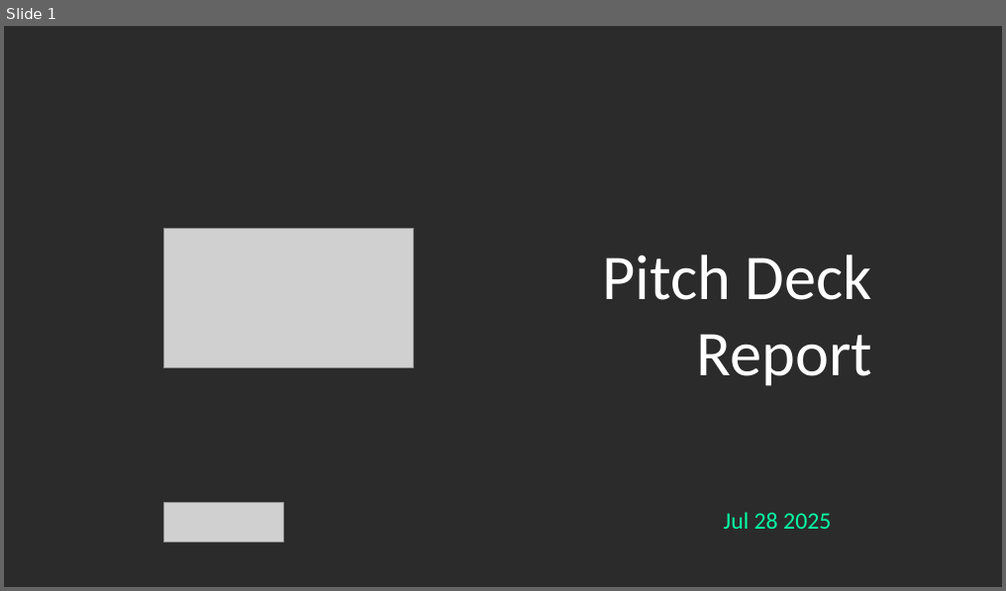
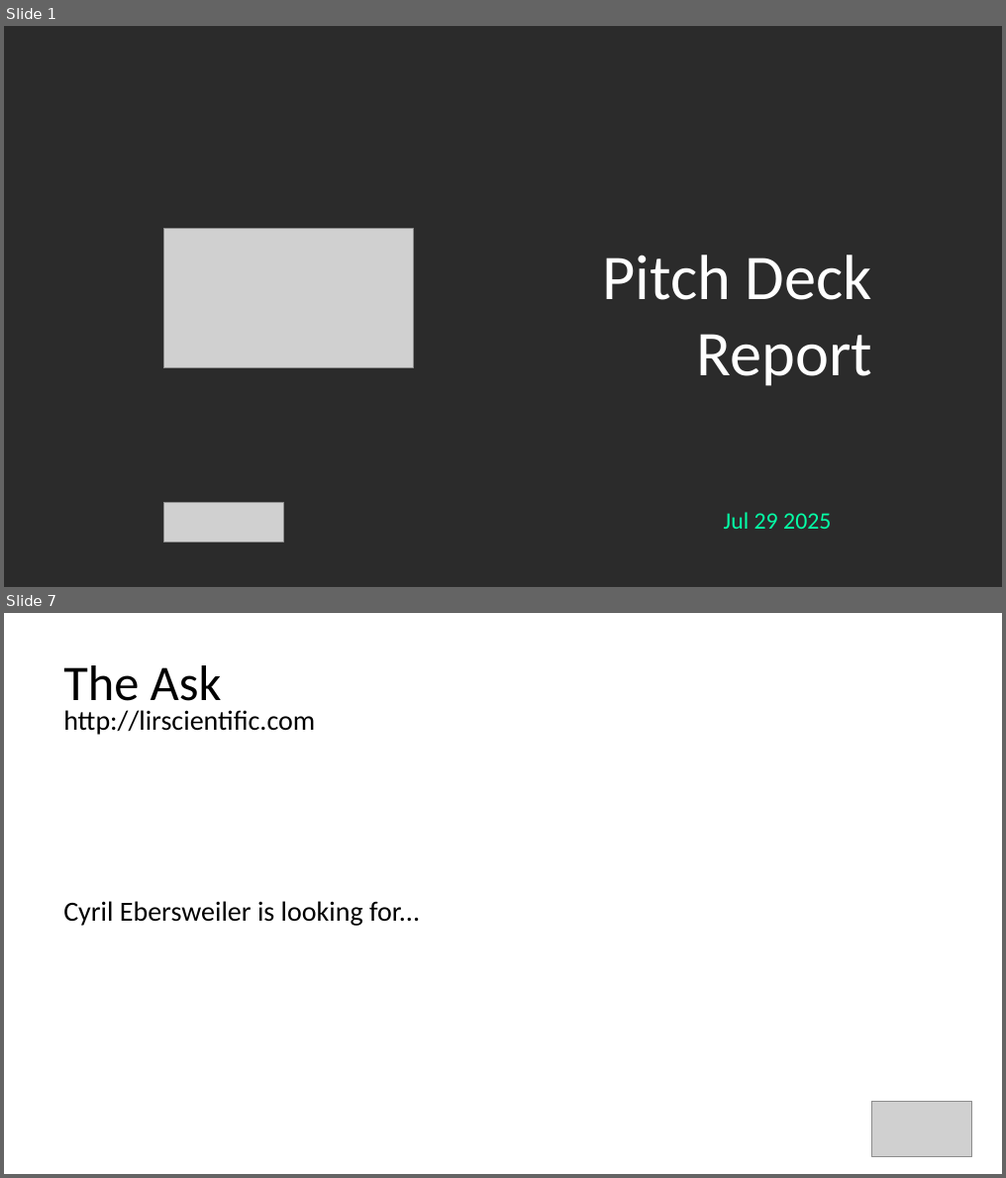
Before and after one commit to Gabrielo-Ram/SOSV-Studio-Slide-Generator, a slide deck: demo.pptx. Shown one above the other, each under a label of ours: slide 1 before the commit, slides 1 and 7 after it; the slides between them are not shown. The pictures are 1006x591 and 1006x1178 pixels, drawn with LibreOffice and Linux fonts; fonts in the diff are those of the drawing; grey boxes stand for pictures; background and template pictures are left out; a plain dark background stands for a picture behind light text. Boxes give left, top, right and bottom in pixels: in the first picture for what was removed or moved away, otherwise in the second. Text is boxed around its words. In the diff, an @@ line names an element or a change of style, - is before the commit and + after.

```diff
--- a/demo.pptx
+++ b/demo.pptx
@@ slide 7 added at bbox=[4, 613, 1002, 1174], background picture (left out) @@
@@ text added at bbox=[63, 665, 222, 711], 36 pt, text #000000 @@
+The Ask
@@ text added at bbox=[63, 710, 315, 735], 20 pt, text #000000 @@
+http://lirscientific.com
@@ text added at bbox=[63, 901, 420, 926], 20 pt, text #000000 @@
+Cyril Ebersweiler is looking for...
@@ picture added at bbox=[872, 1101, 972, 1157] @@
@@ slide 1 changed as well @@
@@ text at bbox=[724, 512, 831, 529]: text changed @@
-Jul 28 2025
+Jul 29 2025
```
Also in this commit, not shown: 8 other slides added, 2 slides removed, 6 other files.
